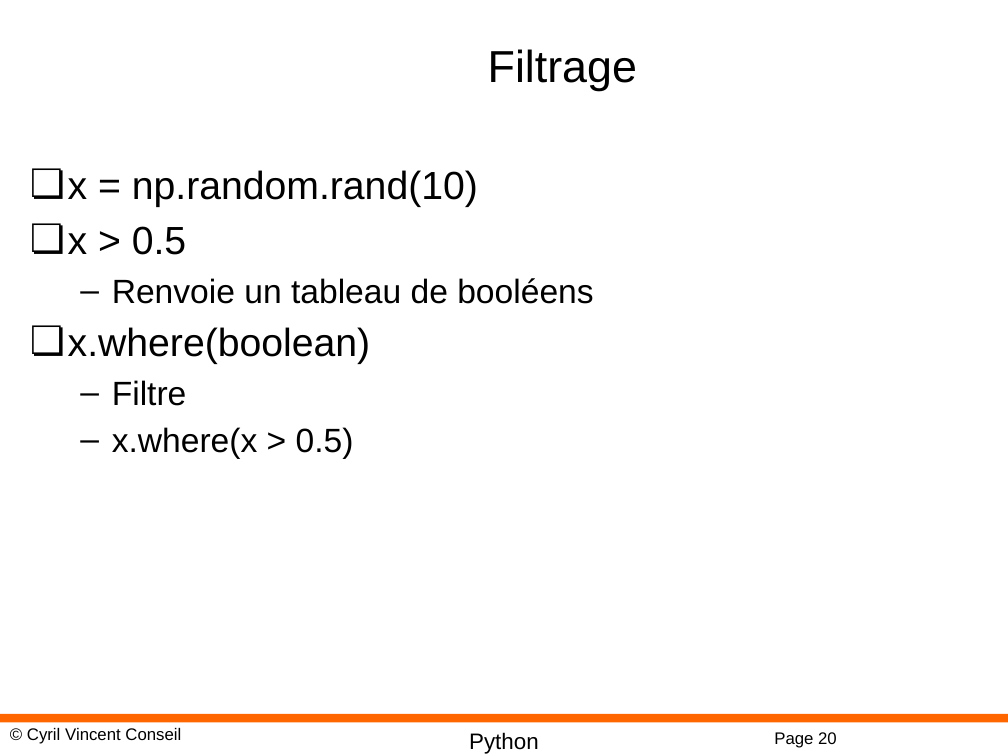
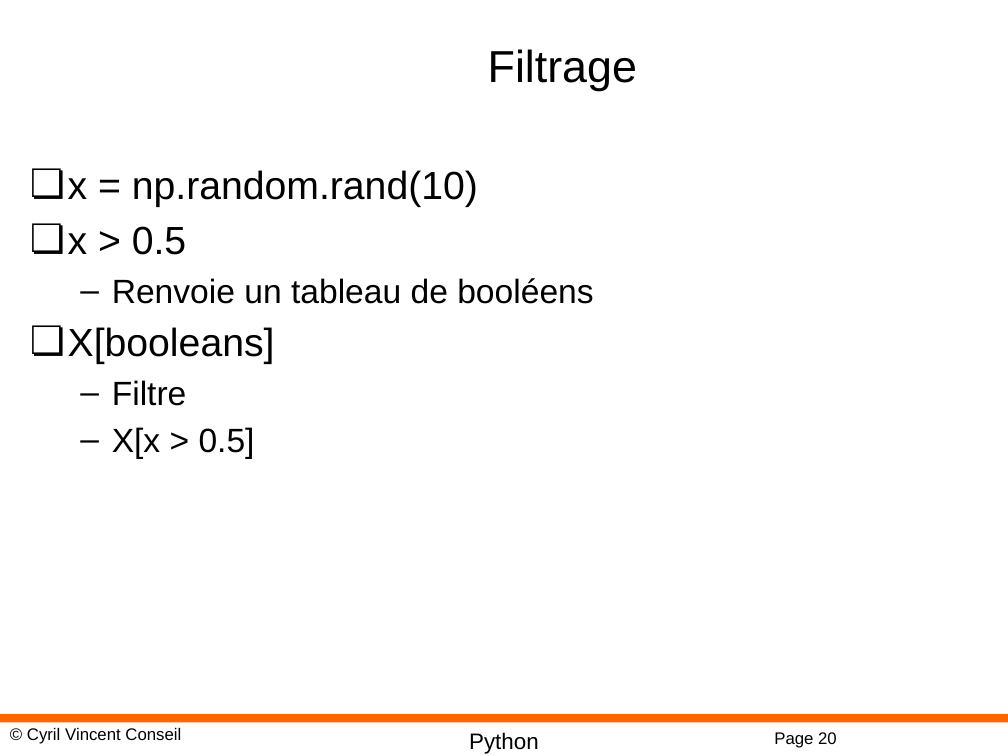
Before and after one commit to cyrilvincent/math, a slide deck: slide 20 of ppt/PythonMath06-Numpy.pptx. Drawn at 1008x756 pixels with LibreOffice and Linux fonts; fonts in the diff are those of the drawing; background and template pictures are left out. Boxes give left, top, right and bottom in pixels: in the first picture for what was removed or moved away, otherwise in the second. Text is boxed around its words. In the diff, an @@ line names an element or a change of style, - is before the commit and + after.

```diff
--- a/ppt/PythonMath06-Numpy.pptx
+++ b/ppt/PythonMath06-Numpy.pptx
@@ text at <box>68,327,275,364</box>: text changed @@
-❏ x.where(boolean)
+❏ X[booleans]
@@ text at <box>112,427,255,459</box>: text changed @@
-  – x.where(x > 0.5)
+  – X[x > 0.5]
```
Also in this commit, not shown: 3 other slides changed, 1 other file.
